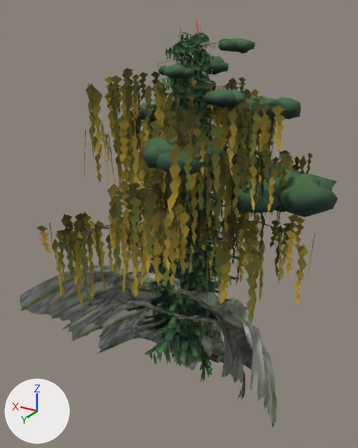
Two versions of the glTF model art/baked/aventyr2/nature.glb, one commit apart.
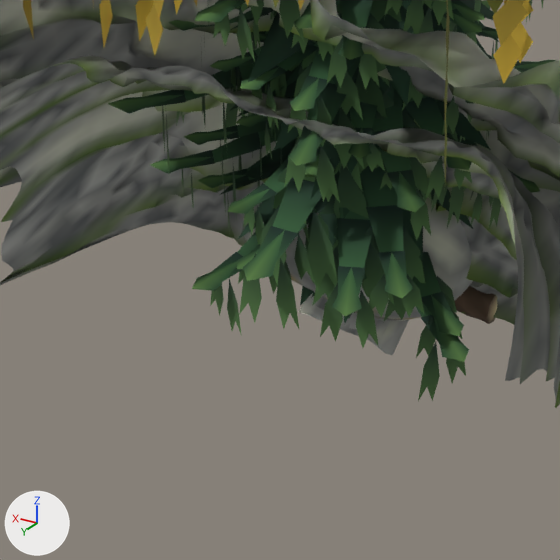
There are two pictures of each version: one whole from a 50 mm lens placed at (-40.7, 71.1, 62.9), pointed at (0.9, 1.8, 28.2), one close up on the part from 27% to 66% of the width and 63% to 94% of the height. The lights are fixed; the arrows at lower left show +X, +Y and +Z. The older version's two pictures come first. Vertices at exactly the same position are counted once.

In view in the first close-up: 'bjork-a', 'bjork-b', 'block-c', 'gran-a', 'gran-b', 'gran-c', 'hylla-b', 'klippa-a', 'klippa-b', 'lag-mossig' and 2 more.
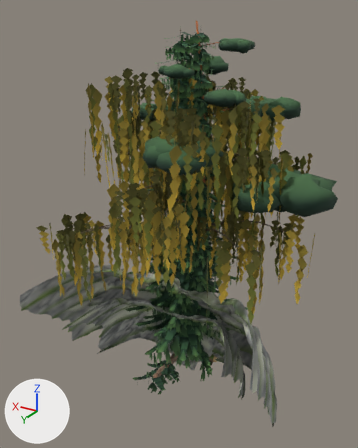
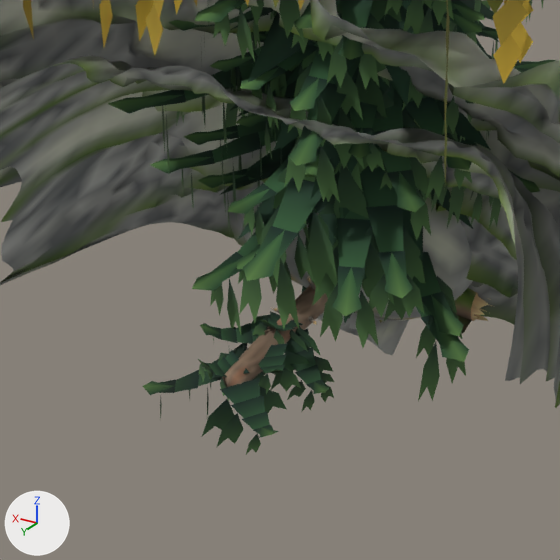
Changed parts and their boxes [x1, y1, x2, y2] in the close-ups (560 x 560 px):
'rotvalta', added (green)
    after: [143, 276, 334, 454]
'lag-mossig', reshaped (7% narrower, 21% taller)
    before: [454, 286, 497, 324]
    after: [454, 288, 494, 334]
part 1 of me_lag_mossig, rebuilt
    before: [454, 286, 497, 324]
    after: [454, 288, 489, 321]
part 2 of me_lag_mossig, built on (mostly hidden)
    after: [457, 299, 494, 334]

The change, as a list of edits to the scene's bpy script:
```text
Add mat_kit_bark:
    mat_kit_bark = bpy.data.materials.new('kit-bark')
    mat_kit_bark.use_nodes = True; mat_kit_bark.node_tree.nodes.clear()
    _N = mat_kit_bark.node_tree.nodes; _L = mat_kit_bark.node_tree.links
    n0 = _N.new('ShaderNodeBsdfPrincipled'); n0.name = 'Principled BSDF'
    n0.inputs[2].default_value = 0.9  # 'Roughness'
    n1 = _N.new('ShaderNodeOutputMaterial'); n1.name = 'Material Output'
    n2 = _N.new('ShaderNodeVertexColor'); n2.name = 'Color Attribute'
    _L.new(n0.outputs[0], n1.inputs[0])  # 'BSDF' to 'Surface'
    _L.new(n2.outputs[0], n0.inputs[0])  # 'Color' to 'Base Color'
Change me_lag_mossig:
    used by ob_lag_mossig; location = (0.0, 0.0, 0.0)
    remove me_lag_mossig.from_pydata(...)  # 346 vertices, 656 faces; spans x -7.11..7.24, y -1.25..2.8, z -1.07..2.41
    remove me_lag_mossig.materials.append(mat_kit)
    add me_lag_mossig.from_pydata(...)  # 3893 vertices, 6113 faces; spans x -7.21..7.16, y -1.46..2.52, z -0.16..3.52
    me_lag_mossig part 1: the loose piece of 210 vertices spanning x -7.11..7.24, y -0.79..0.85, z 0.01..1.58 is rebuilt with 1538 vertices and now spans x -6.87..6.96, y -0.81..0.84, z -0.16..1.42, in mat_kit_bark
    me_lag_mossig part 2: 136 vertices removed from x -5.05..5.5, y -1.25..2.8, z -1.07..2.41; 2355 vertices added at x -7.21..7.16, y -1.46..2.52, z -0.09..3.52
    add me_lag_mossig.materials.append(mat_kit_bark)
Add me_rotvalta:
    me_rotvalta.from_pydata(...)  # 5933 vertices, 8786 faces; spans x -3.4..4.8, y -1.4..14.1, z -1.8..5.2
    me_rotvalta.materials.append(mat_kit_bark)
Add ob_rotvalta:
    ob_rotvalta = bpy.data.objects.new('rotvalta', me_rotvalta)
    ob_rotvalta.location = (0.0, 0.0, 0.0)
```
